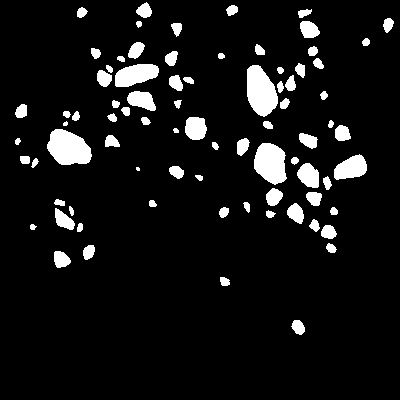
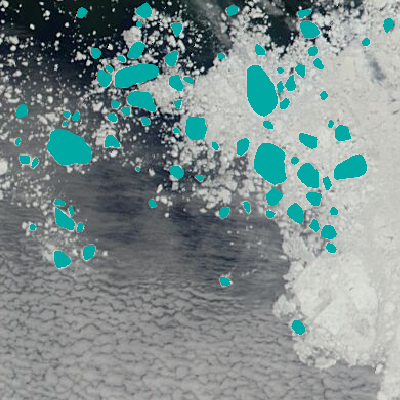
Layers edited between the first and the second w=400, h=400 image:
hid "ice floes" (1st of 2) over [0, 0, 400, 400]
